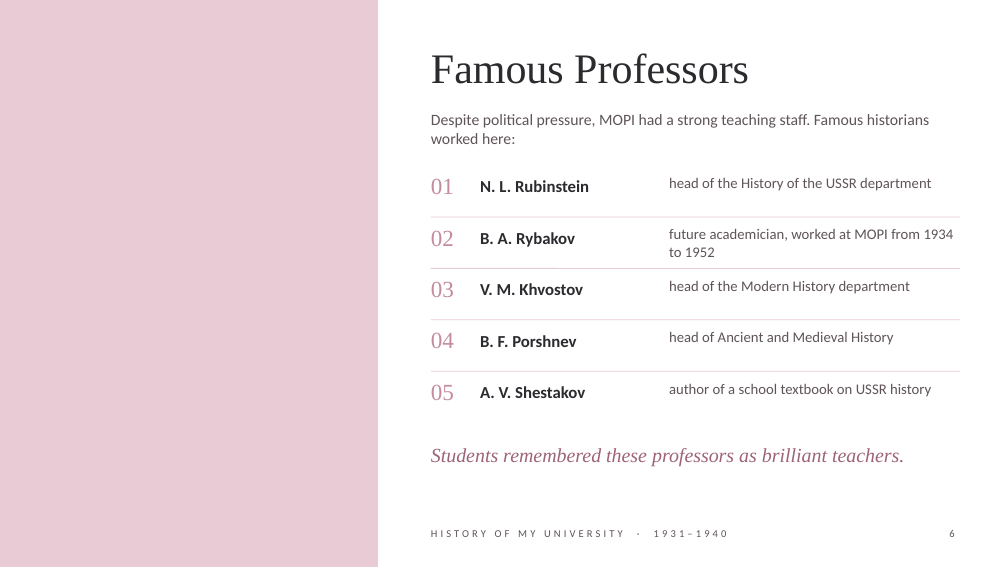
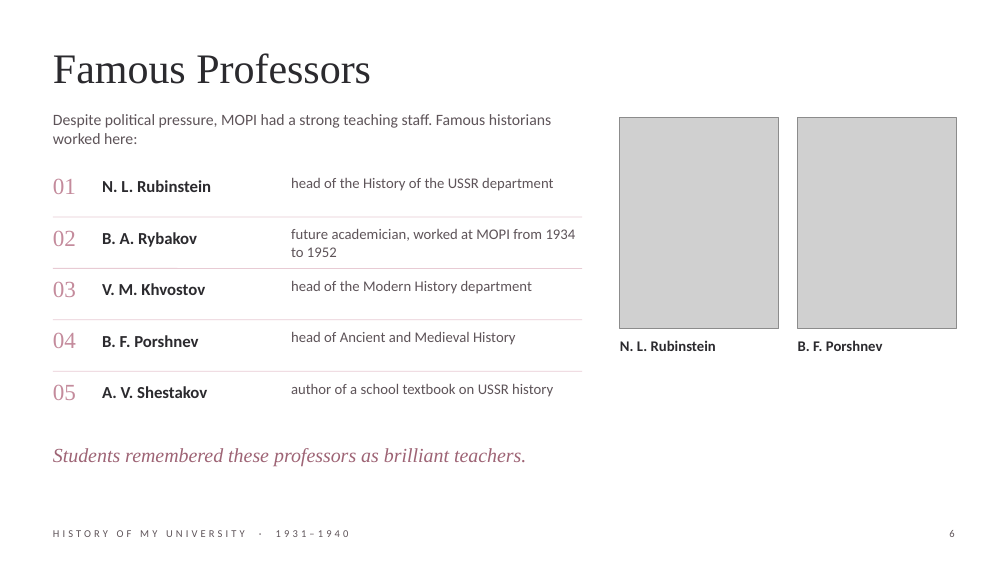
Before and after one commit to gtssummer/paintbot, a slide deck: slide 6 of presentation/MOPI_History_1931-1940.pptx. Drawn at 1008x567 pixels with LibreOffice and Linux fonts; fonts in the diff are those of the drawing; grey boxes stand for pictures. Boxes give left, top, right and bottom in pixels: in the first picture for what was removed or moved away, otherwise in the second. Text is boxed around its words. In the diff, an @@ line names an element or a change of style, - is before the commit and + after.

```diff
--- a/presentation/MOPI_History_1931-1940.pptx
+++ b/presentation/MOPI_History_1931-1940.pptx
@@ rectangle removed at bbox=[0, 0, 378, 567] @@
@@ title "Famous Professors": place and size @@
-title "Famous Professors" at bbox=[431, 53, 749, 84]
+title "Famous Professors" at bbox=[53, 53, 371, 84]
@@ picture added at bbox=[620, 117, 779, 329] @@
@@ picture added at bbox=[798, 117, 957, 329] @@
@@ text added at bbox=[620, 340, 716, 351], 14 pt, text #2B2A2E, bold @@
+N. L. Rubinstein
@@ text added at bbox=[798, 340, 883, 351], 14 pt, text #2B2A2E, bold @@
+B. F. Porshnev
@@ 18 texts, 4 lines: place and size @@
-18 texts, 4 lines at bbox=[431, 114, 960, 537]
+18 texts, 4 lines at bbox=[53, 114, 582, 537]
```
Also in this commit, not shown: 4 other files.
